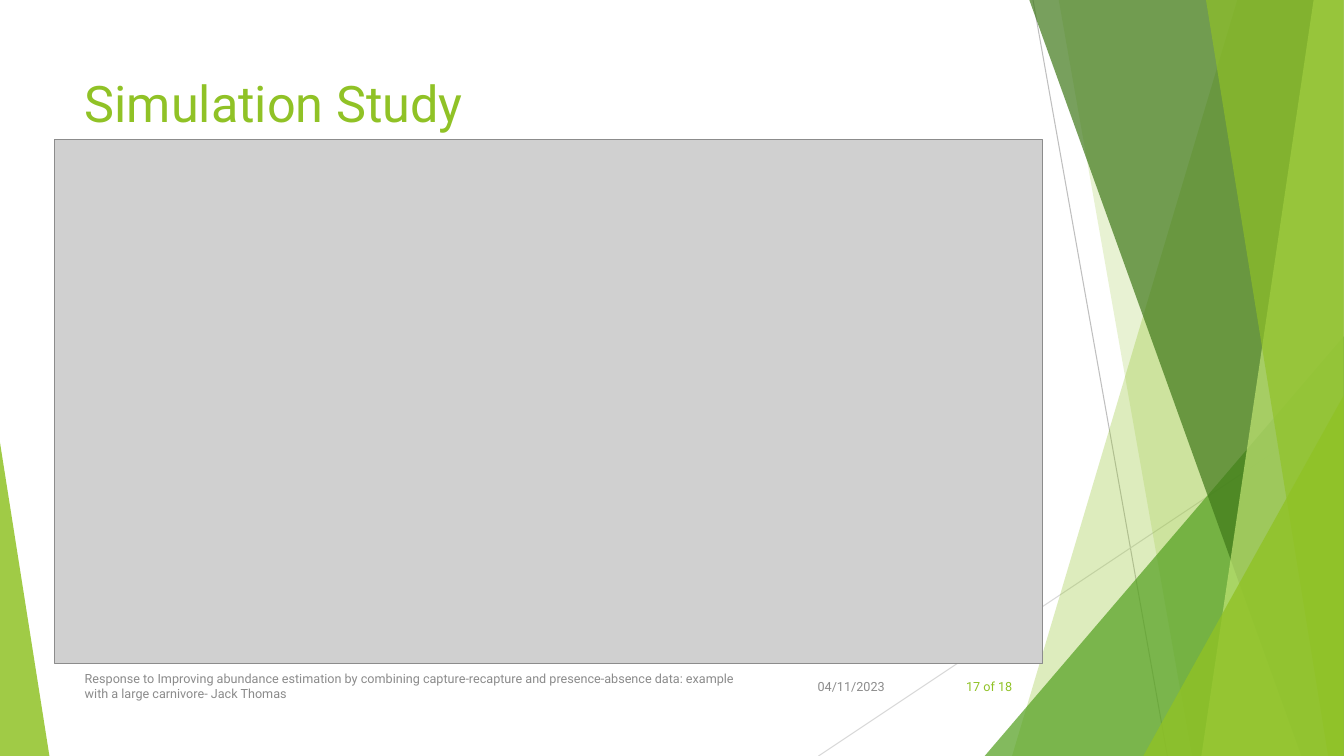
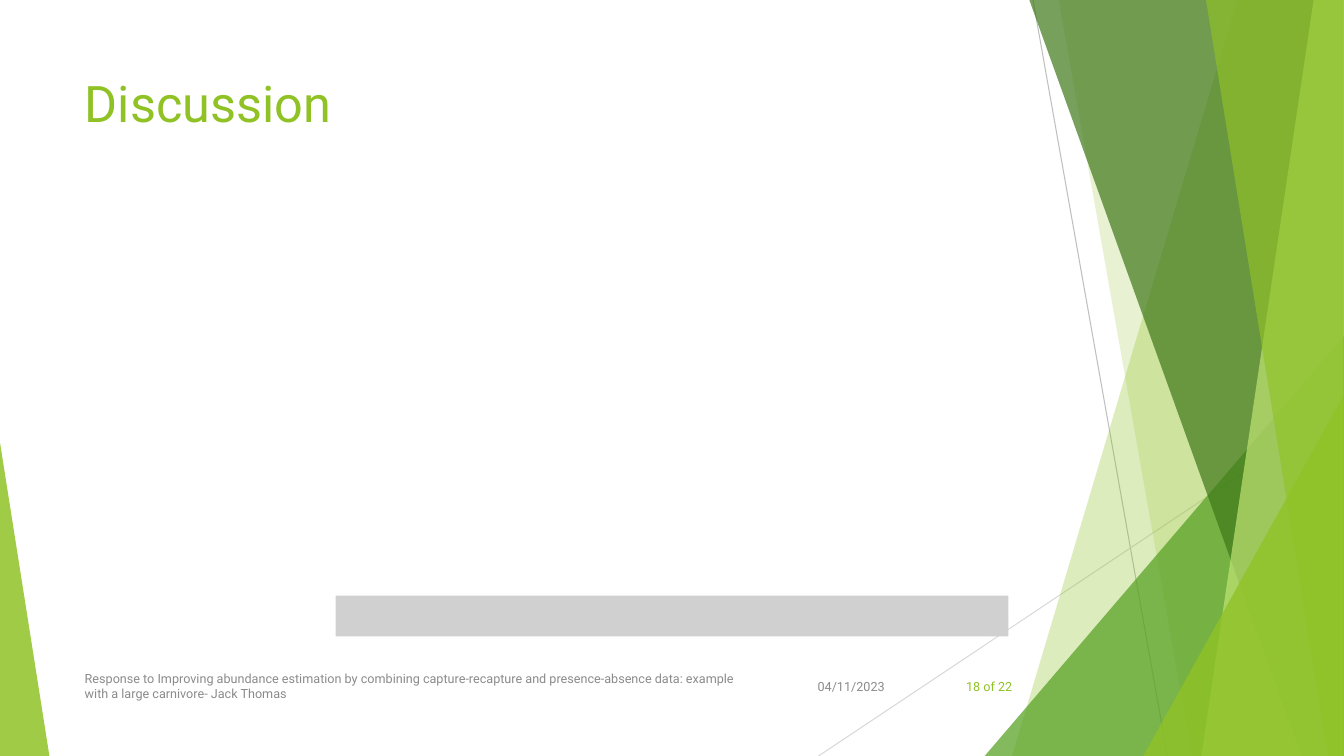
Before and after one commit to jackthomas818/masters-project, a slide deck: slide 18 of resources/OralPresentation/OralPresentationJack.pptx (slide 17 before the commit). Drawn at 1344x756 pixels with LibreOffice and Linux fonts; fonts in the diff are those of the drawing; grey boxes stand for pictures. Boxes give left, top, right and bottom in pixels: in the first picture for what was removed or moved away, otherwise in the second. Text is boxed around its words. In the diff, an @@ line names an element or a change of style, - is before the commit and + after.

```diff
--- a/resources/OralPresentation/OralPresentationJack.pptx
+++ b/resources/OralPresentation/OralPresentationJack.pptx
@@ title at (x1=85, y1=85, x2=331, y2=123): text changed @@
-Simulation Study
+Discussion
@@ picture removed at (x1=54, y1=140, x2=1042, y2=663) @@
@@ picture added at (x1=336, y1=596, x2=1009, y2=636) @@
@@ page number at (x1=966, y1=681, x2=1012, y2=691): text changed @@
-17 of 18
+18 of 22
```
Also in this commit, not shown: 9 other slides changed, 4 slides removed, 1 other file.
